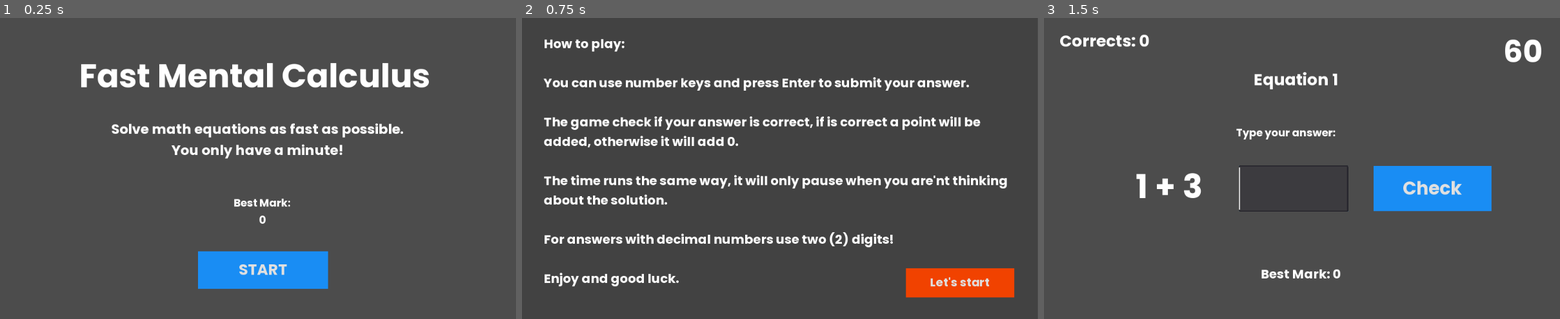
Above: before the commit, frames 1-3 (left to right).
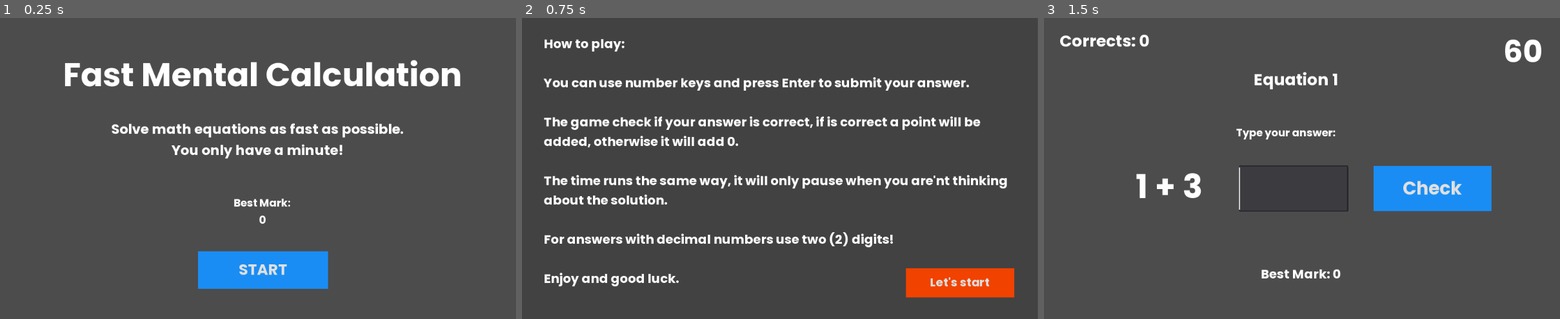
Above: after the commit, the same moments.

Repository: ncdev2015/Godot-Fast-Mental-Calculation
Game: Godot game, scene res://Menu/Menu.tscn
Two runs of this game, one before a commit and one after it. Both use one fixed random seed, a clock stepped at 60 frames per second and the inputs below. The project has no main scene, so this scene is started directly.
Inputs:
- Up to frame 1 (0.25 s): no input
- Up to frame 2 (0.75 s): click "START" at 0.5 s
- Up to frame 3 (1.5 s): click "Let's start" at 1.25 s

The runs differ from the first frame. In frame 1, 3.6% of the frame differs, in the area x 12-90%, y 13-24%; in frame 2, nothing differs; in frame 3, nothing differs.

Commit message:
Update Menu.tscn

Diff:
--- a/Menu/Menu.tscn
+++ b/Menu/Menu.tscn
@@ -32,12 +32,12 @@
 script = ExtResource( 2 )
 
 [node name="Title" type="Label" parent="."]
-margin_left = 157.416
-margin_top = 68.6171
-margin_right = 854.416
-margin_bottom = 160.617
+margin_left = 125.053
+margin_top = 67.4185
+margin_right = 917.053
+margin_bottom = 159.418
 custom_fonts/font = SubResource( 1 )
-text = "Fast Mental Calculus"
+text = "Fast Mental Calculation"
 align = 1
 valign = 1
 __meta__ = {
